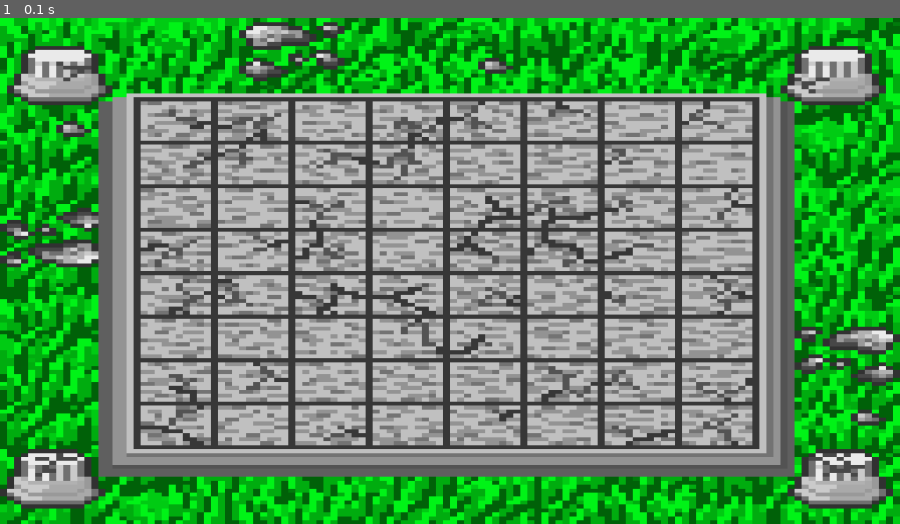
Above: before the commit, frame 1.
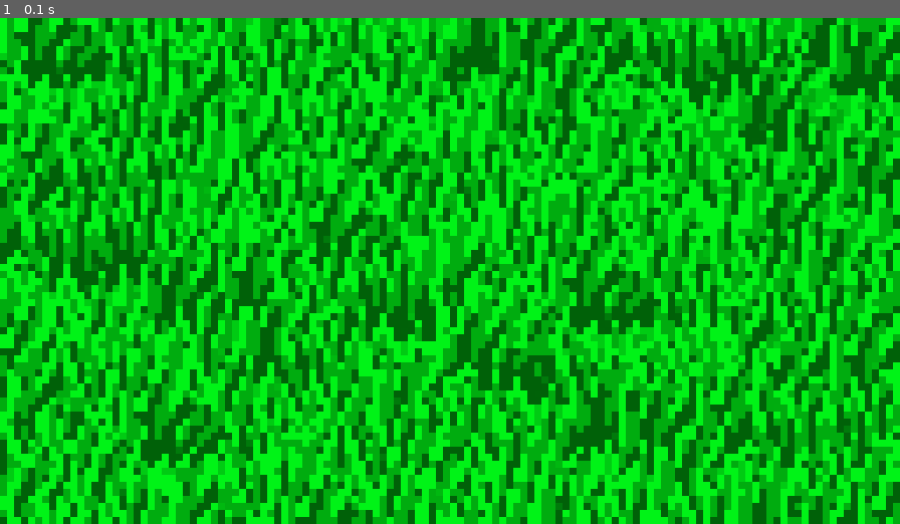
Above: after the commit, the same moment.

Repository: Lunch-Time-Studio/The-64th-Floor
Game: pygame game, started from gaming.py
The game is run twice, just before and just after one commit, with the same random seed, the same clock (stepped at 60 frames per second) and the same inputs.
Inputs:
- Up to frame 1 (0.1 s): no input

The runs differ from the first frame. In frame 1, 90% of the frame differs, in the area x 0-100%, y 0-100%.

Commit message:
updated fading between scene

Diff:
--- a/character_select.py
+++ b/character_select.py
@@ -1,7 +1,6 @@
 import pygame, sys, os
-import logic
+import logic, scene_change
 from pygame.locals import *
-pygame.init()
 
 def main (self):
     self.FPS.tick(60)
--- /dev/null
+++ b/data-storage/colour.json
@@ -0,0 +1,7 @@
+{
+	"black":(255,255,255),
+	'white':(0,0,0),
+	'red':(255,0,0),
+	'green':(0,255,0),
+	'blue':(0,0,255)
+}
--- a/gaming.py
+++ b/gaming.py
@@ -1,4 +1,5 @@
 import pygame, sys, os
+import logic
 from pygame.locals import *
 pygame.init()
 
@@ -6,23 +7,12 @@
 
 class MAINRUN():
   def __init__ (self):
-    self.dw = 1920
-    self.dh = 1080
     self.dir = os.getcwd()
-    self.background = pygame.image.load(os.path.join(self.dir,"Images/Backgrounds/sector1-room.png"))
-    self.window = pygame.display.set_mode((self.dw,self.dh))
+    self.background = pygame.image.load(os.path.join(self.dir,"Images/Backgrounds/gress-background.png"))
+    self.window = pygame.display.set_mode()
+    self.dw, self.dh = self.window.get_size()
     self.FPS = pygame.time.Clock()
     self.main()
-
-  def background (self):
-    scalex = self.window.get_width() / 128
-    scaley = self.window.get_height() / 128
-    background = pygame.transform.scale(self.background, (128 * scalex, 128 * scaley))
-    #background = pygame.transform.scale(background,(1000,1000))
-    self.window.blit(background,(0,0))
-
-  def image_load(self,directory,image_code):
-    image = pygame.image.load("")
 
   def main (self):
     self.FPS.tick(60)
@@ -31,8 +21,7 @@
     while running:
 #background ======================================
 
-      backgroundc = self.dw/2, self.dh/2
-      MAINRUN.background(self)
+      logic.graphics.background(self)
 
 #background ======================================
 
--- a/index.py
+++ b/index.py
@@ -1,5 +1,5 @@
 import pygame, sys, os
-import logic, character_select
+import logic,scene_change
 from pygame.locals import *
 pygame.init()
 
@@ -34,7 +34,7 @@
           x, y = event.pos
           if startbox.collidepoint(x, y):
             print('loading character selection page...')
-            character_select.main(self)
+            scene_change.fade_in(self,'character_select')
           #if endbox.collidepoint(x,y):
 
 #input ===========================================
--- /dev/null
+++ b/scene_change.py
@@ -0,0 +1,50 @@
+import pygame, os, sys
+import logic
+
+def fade_in (self,next_file):
+    self.alpha = 0
+    self.colour = (0,0,0)
+    self.surface = pygame.Surface((self.dw, self.dh))
+    self.surface.fill(self.colour)
+    fade = True
+
+    while True:
+        for event in pygame.event.get():
+            if event.type == pygame.QUIT:
+                pygame.quit()
+                sys.exit()
+        if fade:
+            self.alpha += 5
+            if self.alpha >= 255:
+                self.alpha = 255
+                fade = False
+
+        elif fade == False:
+            self.alpha -= 5
+            if self.alpha <= 0:
+                self.alpha = 0
+                imported = __import__(next_file)
+                imported.main(self)
+
+        self.surface.set_alpha(self.alpha)
+        logic.graphics.background(self)
+        self.window.blit(self.surface, (0,0))
+        pygame.display.flip()
+
+
+def fade_out (self,next_file):
+    while True:
+        for event in pygame.event.get():
+            if event.type == pygame.QUIT:
+                pygame.quit()
+                sys.exit()
+
+        self.alpha -= 2
+        if self.alpha <= 0:
+            self.alpha = 0
+            imported = __import__(next_file)
+            imported.main(self)
+
+        self.surface.fill((*self.colour,self.alpha))
+        self.window.blit(self.surface, (0,0))
+        pygame.display.flip()
Binary file added: Images/horizontal-pathway.png
Binary file added: Images/vertical-pathway.png
